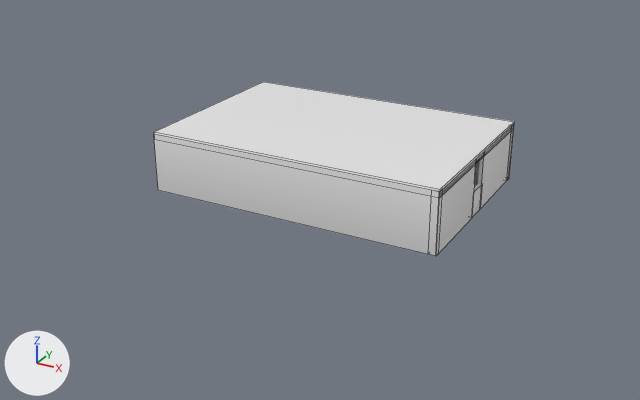
The FBX model Badass_Upgrade/DESIGN/Habitacio1(parets,texturaTerra)/paretsHabitacio1.fbx: old version first, new version second.
One viewpoint serves both versions: a 50 mm lens placed at (0.163, -0.46, 0.214), pointed at (-0.093, 0.005, -0.018). The axes (+X, +Y, +Z) are drawn at lower left. The lights are the same throughout. Mesh edges are drawn as thin lines. Materials are left out; every surface is plain grey. Where no turn or scale is listed for an object, it has been applied to the vertices. Vertices at the same position are counted once.

Before the edit, the objects in view are built like this:
```python
ob_cube = bpy.data.objects.new('Cube', me_cube)
ob_cube.location = (0.0, 0.0, 0.0)
ob_cube.scale = (0.0025, 0.03, 0.02)
ob_cube_001 = bpy.data.objects.new('Cube_001', me_cube_001)
ob_cube_001.location = (0.0, 0.0741, 0.0)
ob_cube_001.scale = (0.0025, 0.03, 0.02)
ob_cube_002 = bpy.data.objects.new('Cube_002', me_cube_002)
ob_cube_002.location = (-0.0979, -0.0275, 0.0)
ob_cube_002.rotation_euler = (0.0, 0.0, 1.571)  # degrees (0, 0, 90)
ob_cube_002.scale = (0.0025, 0.1, 0.02)
ob_cube_005 = bpy.data.objects.new('Cube_005', me_cube_005)
ob_cube_005.location = (-0.195, 0.0371, 0.0)
ob_cube_005.scale = (0.0025, 0.067, 0.02)
ob_cube_008 = bpy.data.objects.new('Cube_008', me_cube_008)
ob_cube_008.location = (0.0, 0.0375, -0.0112)
ob_cube_008.scale = (0.0025, 0.008, 0.00875)
ob_cube_009 = bpy.data.objects.new('Cube_009', me_cube_009)
ob_cube_009.location = (-0.0975, 0.0374, 0.019)
ob_cube_009.scale = (0.1, 0.067, 0.0025)
```
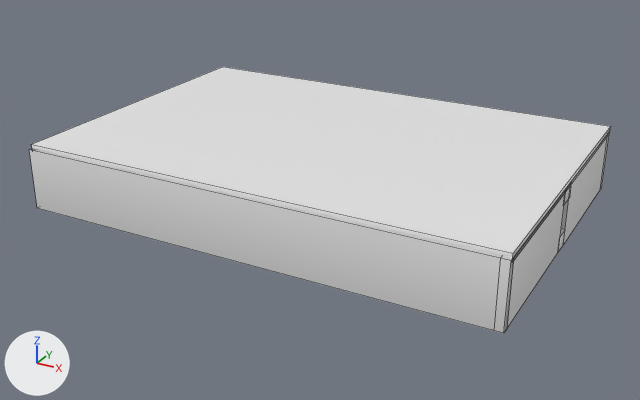
Where the newer file only moved an object's origin or applied its transform, the numbers keep the older frame.

Location of each change, (x1, y1, x2, y2) in pixels of the pictures (640 x 400 px):
'Cube_009', moved, rescaled (61% wider, 69% taller)
    before: (154, 82, 514, 197)
    after: (32, 67, 611, 262)
'Cube_002', moved, rescaled (70% wider, 50% taller)
    before: (154, 134, 439, 256)
    after: (29, 149, 514, 333)
'Cube', moved, rescaled (41% wider, 44% taller)
    before: (436, 164, 476, 256)
    after: (507, 195, 564, 328)
'Cube_001', moved, rescaled
    before: (475, 132, 511, 208)
    after: (561, 131, 610, 245)
'Cube_008', moved, rescaled
    before: (472, 183, 482, 217)
    after: (558, 229, 565, 252)
'Cube_006', reshaped (not visible before)
    after: (563, 187, 570, 206)

The change in detail:
me_cube_006 is used by ob_cube_006; location (0.0, 0.0375, 0.0186).
Verts and faces of me_cube_006; kept vertices keep their numbers, new ones are numbered from 8.
me_cube_006 had 8 vertices, 6 faces and spanned x -0.0025..0.0025, y -0.008..0.008, z -0.0013..0.0013.
me_cube_006 now has 8 vertices, 6 faces and spans x 0.0576..0.0626, y -0.0307..-0.0157, z -0.0086..0.0014.
Part 1, on me_cube_006:
New vertex 8 is at (0.0576, -0.0307, -0.0086).
New vertex 9 is at (0.0576, -0.0157, -0.0086).
New vertex 10 is at (0.0576, -0.0307, 0.0014).
New vertex 11 is at (0.0576, -0.0157, 0.0014).
New vertices 12 to 15 stand at vertices 8 to 11, in that order, plus (0.005, 0.0, 0.0).
New faces: (8, 9, 13, 12), (10, 14, 15, 11), (12, 13, 15, 14), (8, 12, 14, 10), (9, 11, 15, 13), (8, 10, 11, 9).
Object 'Cube_005' (ob_cube_005) moves from (-0.195, 0.0371, 0.0) to (-0.2451, 0.0143, 0.0).
Object 'Cube_005' (ob_cube_005) is rescaled from (0.0025, 0.067, 0.02) to (0.0025, 0.105, 0.02).
Object 'Cube_009' (ob_cube_009) moves from (-0.0975, 0.0374, 0.019) to (-0.0924, 0.0166, 0.0203).
Object 'Cube_009' (ob_cube_009) is rescaled from (0.1, 0.067, 0.0025) to (0.155, 0.105, 0.0025).
Object 'Cube_002' (ob_cube_002) moves from (-0.0979, -0.0275, 0.0) to (-0.0924, -0.0884, 0.0).
Object 'Cube_002' (ob_cube_002) is rescaled from (0.0025, 0.1, 0.02) to (0.0025, 0.155, 0.02).
Object 'Cube_008' (ob_cube_008) moves from (0.0, 0.0375, -0.0112) to (0.0601, 0.0134, -0.0149).
Object 'Cube_008' (ob_cube_008) is rescaled from (0.0025, 0.008, 0.00875) to (0.0025, 0.00578, 0.005).
Object 'Cube_001' (ob_cube_001) moves from (0.0, 0.0741, 0.0) to (0.0601, 0.0692, 0.0).
Object 'Cube_001' (ob_cube_001) is rescaled from (0.0025, 0.03, 0.02) to (0.0025, 0.05, 0.02).
Object 'Cube' (ob_cube) moves from (0.0, 0.0, 0.0) to (0.06, -0.0408, 0.0).
Object 'Cube' (ob_cube) is rescaled from (0.0025, 0.03, 0.02) to (0.0025, 0.05, 0.02).
